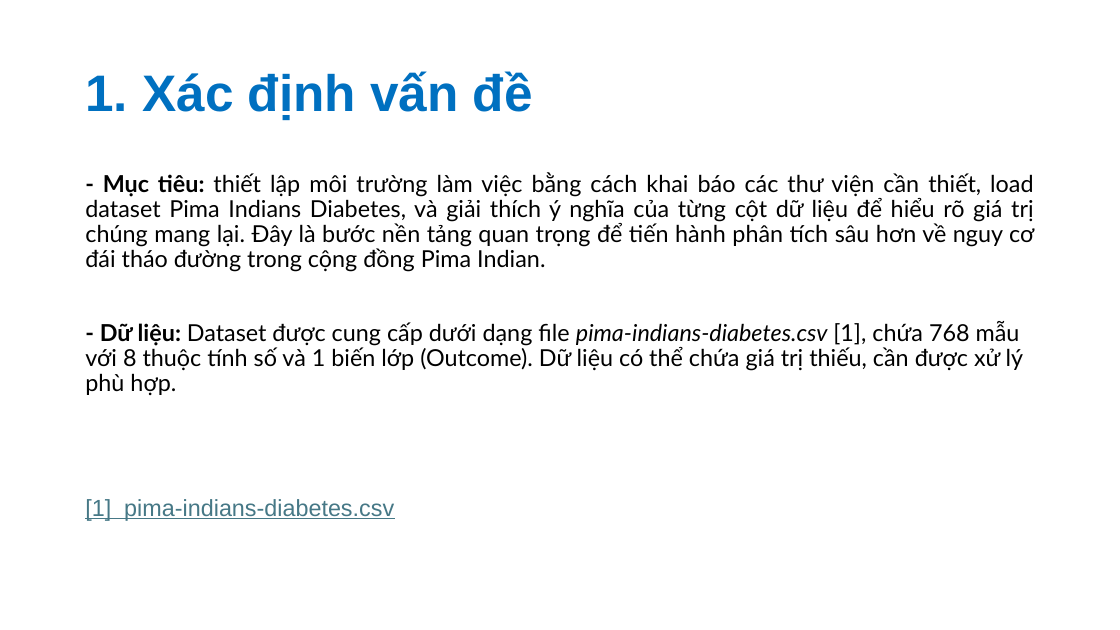
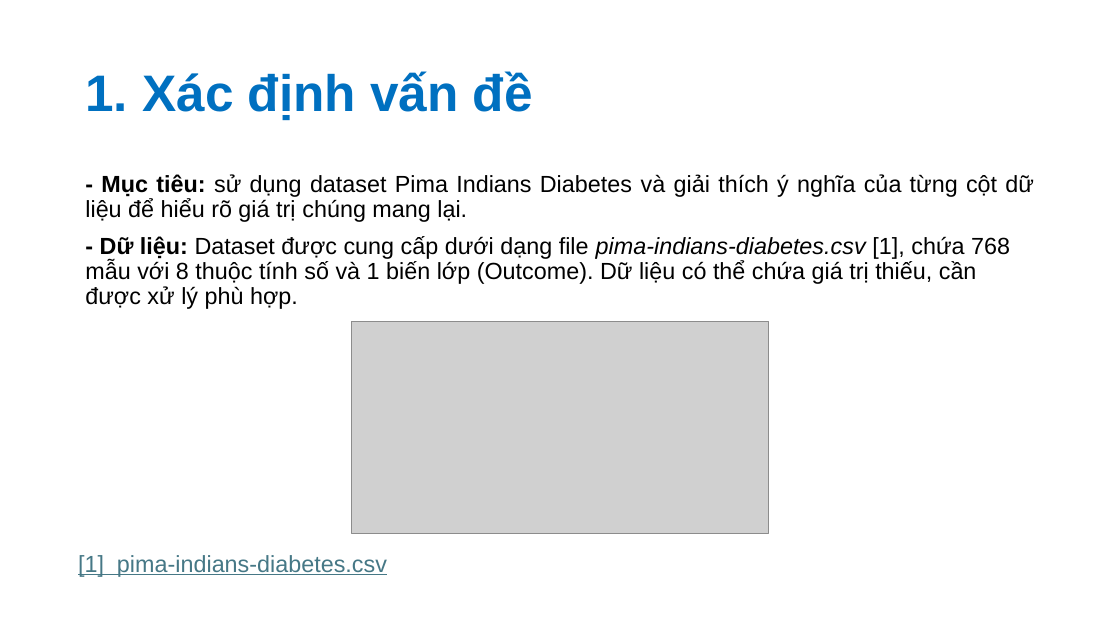
Before and after one commit to nvhao100604/PTDL_2025, a slide deck: slide 3 of BT3/slide/Phân tích khám phá về bệnh đái tháo đường.pptx. Drawn at 1120x630 pixels with LibreOffice and Linux fonts; fonts in the diff are those of the drawing; grey boxes stand for pictures. Boxes give left, top, right and bottom in pixels: in the first picture for what was removed or moved away, otherwise in the second. Text is boxed around its words. In the diff, an @@ line names an element or a change of style, - is before the commit and + after.

Commit message:
done slide BT3

```diff
--- a/BT3/slide/Phân tích khám phá về bệnh đái tháo đường.pptx
+++ b/BT3/slide/Phân tích khám phá về bệnh đái tháo đường.pptx
@@ text at (x1=85, y1=174, x2=1034, y2=222): text changed; font Lato to Arial @@
-- Mục tiêu: thiết lập môi trường làm việc bằng cách khai báo các thư viện cần thiết, load dataset Pima Indians Diabetes, và giải thích ý nghĩa của từng cột dữ liệu để hiểu rõ giá trị chúng mang lại. Đây là bước nền tảng quan trọng để tiến hành phân tích sâu hơn về nguy cơ đái tháo đường trong cộng đồng Pima Indian.
+- Mục tiêu: sử dụng dataset Pima Indians Diabetes và giải thích ý nghĩa của từng cột dữ liệu để hiểu rõ giá trị chúng mang lại.
@@ text at (x1=85, y1=236, x2=1010, y2=309): font Lato to Arial in "- Dữ liệu: Dataset được cung cấp ..." @@
@@ picture added at (x1=351, y1=322, x2=769, y2=534) @@
@@ text "[1] pima-indians-diabetes.csv" moved from (x1=85, y1=499, x2=394, y2=521) to (x1=78, y1=555, x2=387, y2=577) @@
```
Also in this commit, not shown: 3 other slides changed, 2 slides removed.
